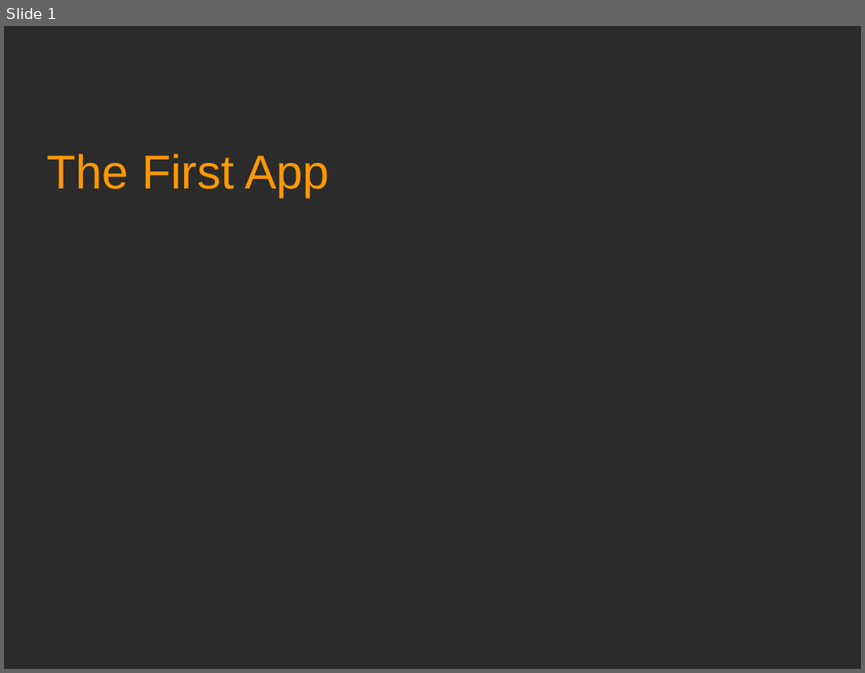
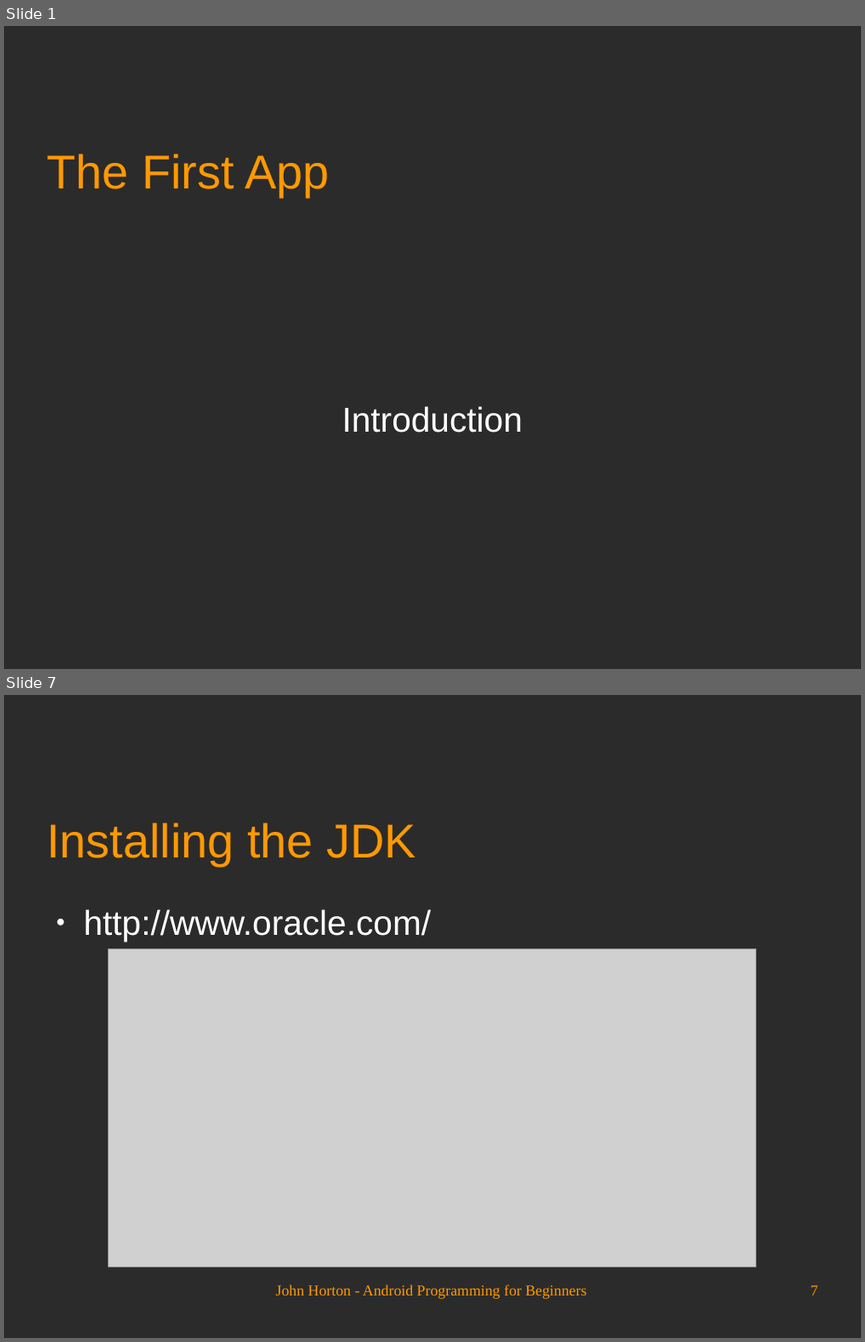
Before and after one commit to Academy-Soft-Intellect/Android-Programming-for-Beginners, a slide deck: 01_The_First_App.odp. Shown one above the other, each under a label of ours: slide 1 before the commit, slides 1 and 7 after it; the slides between them are not shown. The pictures are 865x673 and 865x1342 pixels, drawn with LibreOffice and Linux fonts; fonts in the diff are those of the drawing; grey boxes stand for pictures; background and template pictures are left out; a plain dark background stands for a picture behind light text. Boxes give left, top, right and bottom in pixels: in the first picture for what was removed or moved away, otherwise in the second. Text is boxed around its words. In the diff, an @@ line names an element or a change of style, - is before the commit and + after.

```diff
--- a/01_The_First_App.odp
+++ b/01_The_First_App.odp
@@ slide 7 added at (4,695,861,1338), background picture (left out) @@
@@ title added at (46,823,415,866), 44 pt, text #FF9900 @@
+Installing the JDK
@@ text added at (84,909,432,941), 32 pt, text #FFFFFF @@
+● http://www.oracle.com/
@@ picture added at (109,948,756,1266) @@
@@ text added at (276,1284,586,1299), 14 pt, text #FF9900 @@
+John Horton - Android Programming for Beginners
@@ page number added at (811,1285,818,1295), 14 pt, text #FF9900 @@
+7
@@ slide 1 changed as well @@
@@ subtitle added at (342,406,522,432), 32 pt, text #FFFFFF @@
+Introduction
```
Also in this commit, not shown: 1 other slide changed, 22 other slides added.
